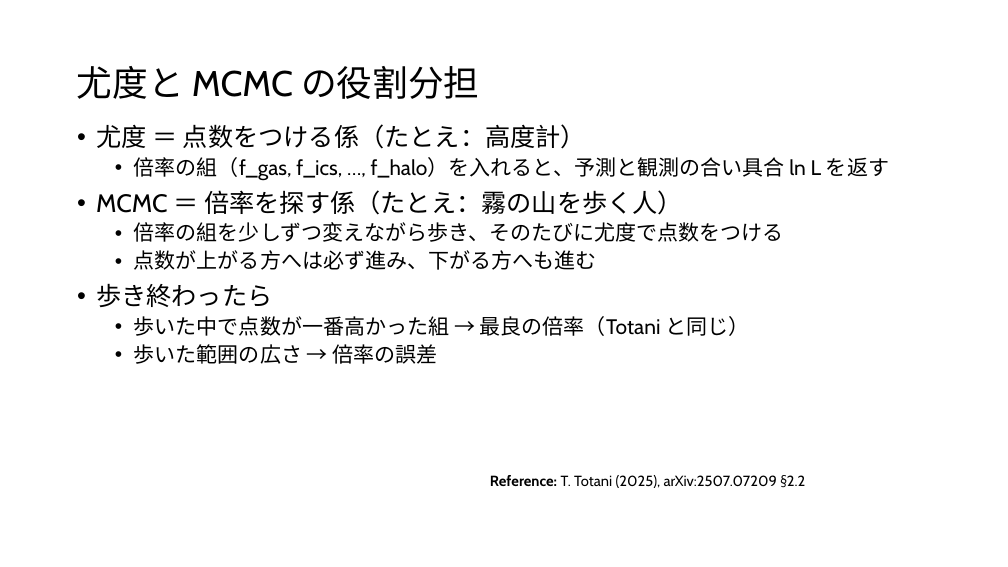
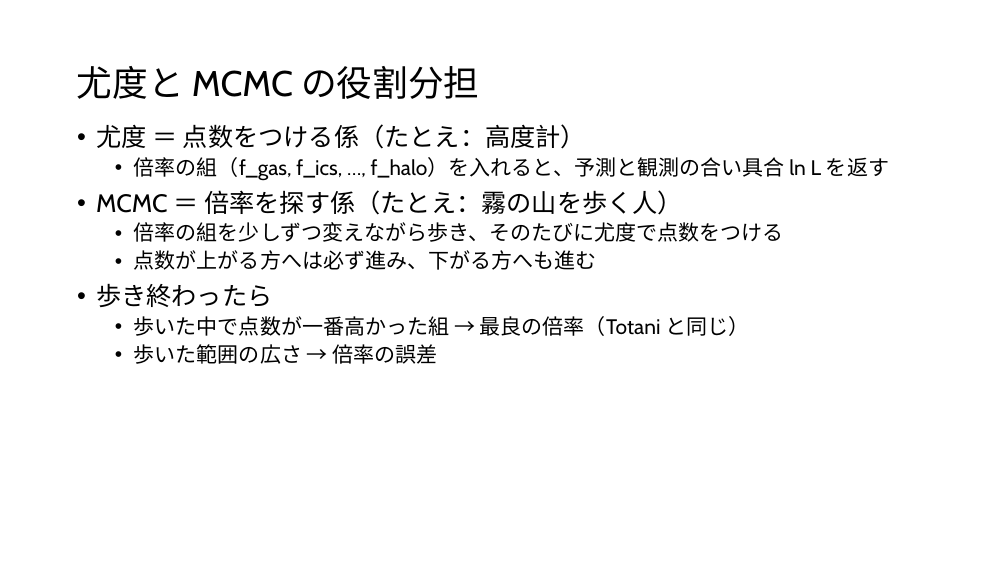
Before and after one commit to Mikann20041029/darkmatter-slides, a slide deck: slide 9 of slides/2026-10-03_研究進捗報告_claude_夕方版.pptx. Drawn at 1008x567 pixels with LibreOffice and Linux fonts; fonts in the diff are those of the drawing. Boxes give left, top, right and bottom in pixels: in the first picture for what was removed or moved away, otherwise in the second. Text is boxed around its words. In the diff, an @@ line names an element or a change of style, - is before the commit and + after.

```diff
--- a/slides/2026-10-03_研究進捗報告_claude_夕方版.pptx
+++ b/slides/2026-10-03_研究進捗報告_claude_夕方版.pptx
@@ text removed at (490, 475, 805, 488) @@
-Reference: T. Totani (2025), arXiv:2507.07209 §2.2
```
Also in this commit, not shown: 1 other slide changed.
